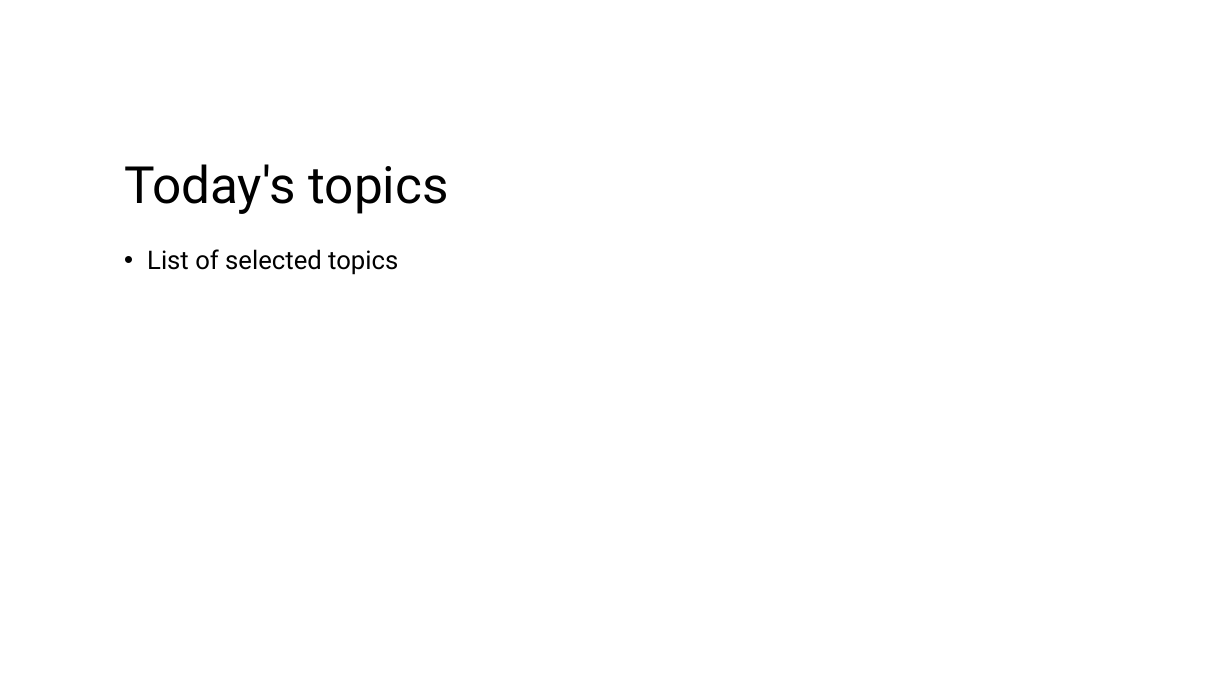
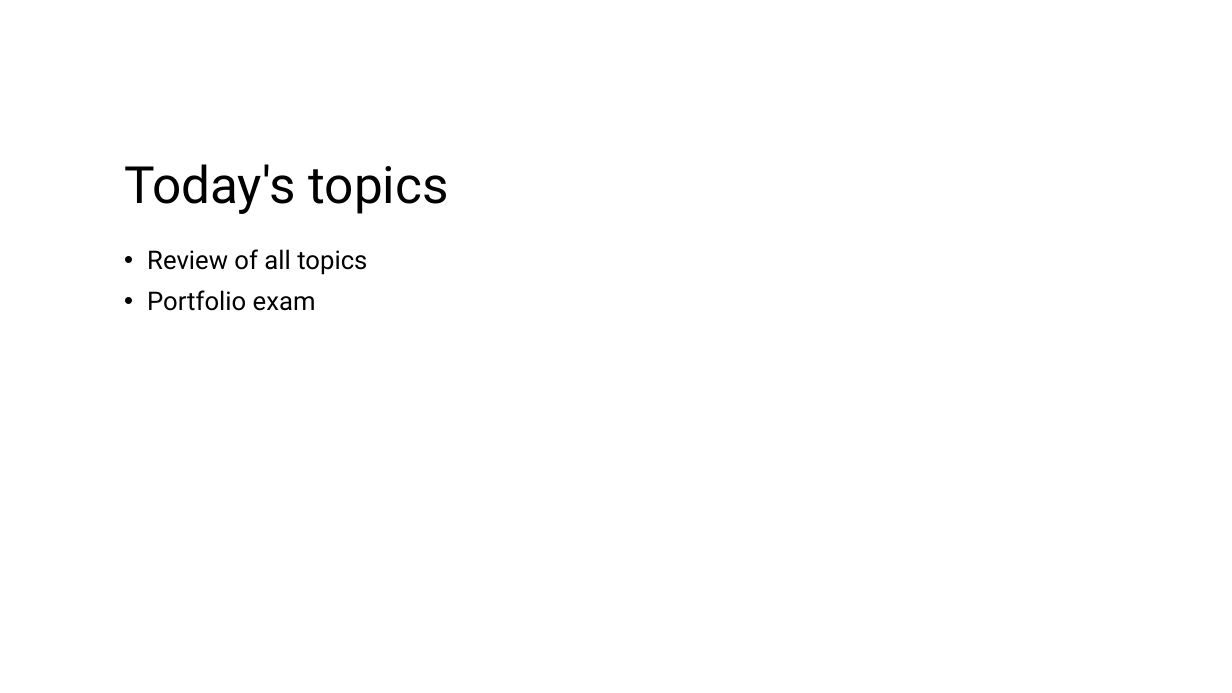
Before and after one commit to mesfinassres/Courses, a slide deck: slide 2 of PRO2000_Programming/Week 45-Review.pptx. Drawn at 1232x693 pixels with LibreOffice and Linux fonts; fonts in the diff are those of the drawing. Boxes give left, top, right and bottom in pixels: in the first picture for what was removed or moved away, otherwise in the second. Text is boxed around its words. In the diff, an @@ line names an element or a change of style, - is before the commit and + after.

```diff
--- a/PRO2000_Programming/Week 45-Review.pptx
+++ b/PRO2000_Programming/Week 45-Review.pptx
@@ text at (147,249,367,311): text changed @@
-• List of selected topics
+• Review of all topics
+• Portfolio exam
```
Also in this commit, not shown: 1 other slide changed, 8 slides added, 1 slide removed.
